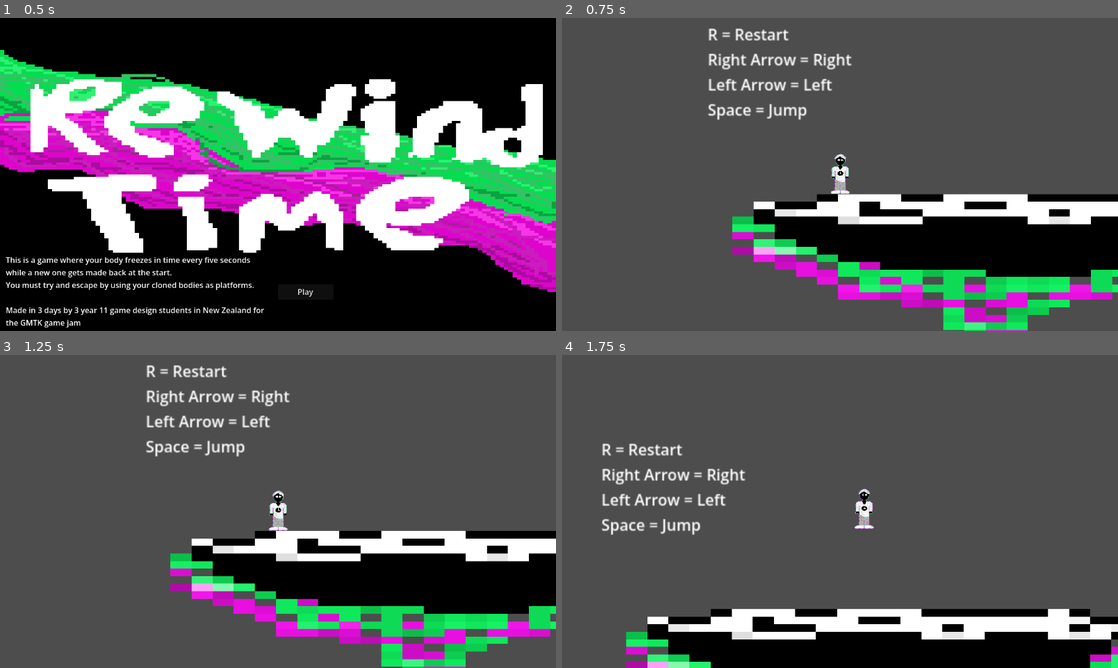
Above: before the commit, frames 1-4 (two rows, left to right).
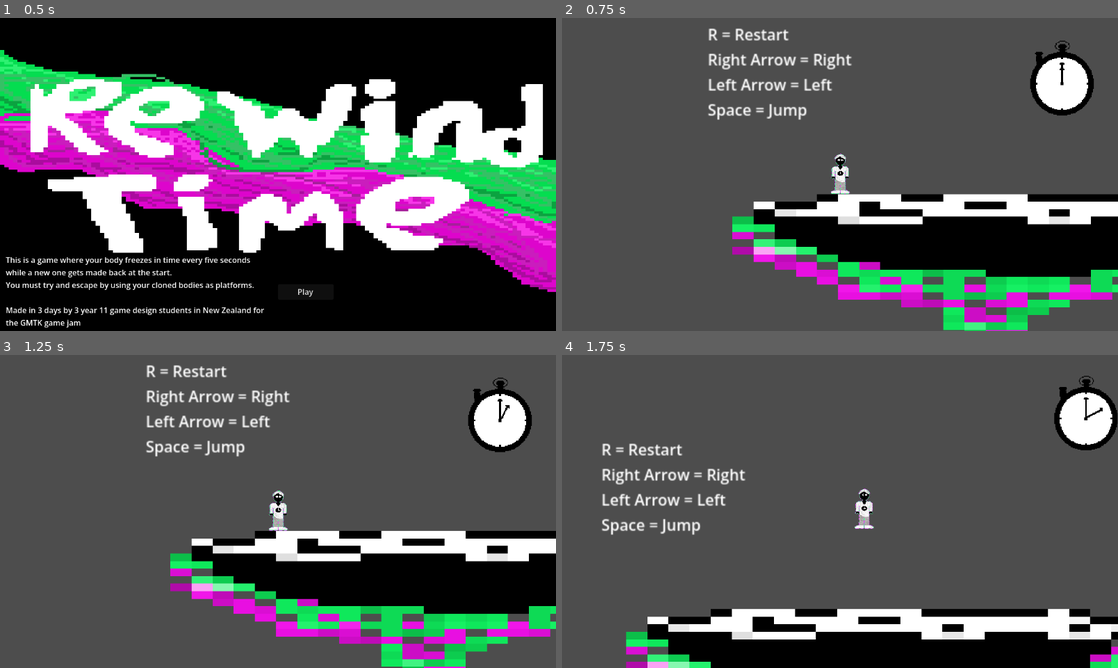
Above: after the commit, the same moments.

Repository: 24206BHS/rewind-time
Game: Godot game, scene res://Title screen.tscn
Two runs of this game, one before a commit and one after it. Both use one fixed random seed, a clock stepped at 60 frames per second and the inputs below. The engine's default icon, where the game draws it, is replaced by a stand-in: a white triangle on a blue panel in a dark square.
Inputs:
- Up to frame 1 (0.5 s): no input
- Up to frame 2 (0.75 s): click "Play" at 0.5 s
- Up to frame 3 (1.25 s): no input
- Up to frame 4 (1.75 s): tap Enter (ui_accept) at 1.25, 1.52 s; hold Right (ui_right) from 1.28 s (still down)

Frame 1 is identical in both runs. In frame 2, 1.9% of the frame differs, in the area x 84-96%, y 7-32%; in frame 3, 1.9%; in frame 4, 1.9%.
Error before the commit: Invalid access to property or key 'reset_player' on a base object of type 'Window'. (res://Scripts/stop_watch.gd:7)

Commit message:
checkpoint
Fixed checkpoint expanded level a little changed the stopwatch animation and added music (not the best music)

Diff:
--- a/Checkpoint.gd
+++ b/Checkpoint.gd
@@ -1,6 +1,5 @@
 #checkpoint.gd
 extends  Area2D
-var CheckpointManager
 
 func _ready() -> void:
 	body_entered.connect(_on_body_entered)
--- a/Checkpoint.tscn
+++ b/Checkpoint.tscn
@@ -4,13 +4,14 @@
 [ext_resource type="Texture2D" uid="uid://box4tbgqm1lr2" path="res://Checkpoint.png" id="2_j5qqt"]
 
 [sub_resource type="RectangleShape2D" id="RectangleShape2D_0b4ue"]
-size = Vector2(48, 107.5)
+size = Vector2(98.65817, 139.0664)
 
 [node name="Area2D" type="Area2D" unique_id=1040965078]
+scale = Vector2(0.72979254, 0.72979254)
 script = ExtResource("1_yt2a0")
 
 [node name="CollisionShape2D" type="CollisionShape2D" parent="." unique_id=720390760]
-position = Vector2(-1, -3.75)
+position = Vector2(-1.3702538, -19.533209)
 shape = SubResource("RectangleShape2D_0b4ue")
 
 [node name="Icon" type="Sprite2D" parent="." unique_id=2129627267]
--- a/Scripts/level.gd
+++ b/Scripts/level.gd
@@ -11,7 +11,7 @@
 
 func on_reset_player():
 	var child = player.instantiate()
-	child.position = Vector2(100,450)
+	child.position = CheckpointManager.active_checkpoint_position
 	add_child(child)
 	var cur = get_tree().get_nodes_in_group("Playing")[0]
 	cur.get_node("Camera").reparent(child)
--- a/Scripts/stop_watch.gd
+++ b/Scripts/stop_watch.gd
@@ -1,14 +1,23 @@
 extends Node2D
 
 var offset = Vector2(230, -100)
-@onready var players = get_tree().get_nodes_in_group("Playing")
+
 # Called when the node enters the scene tree for the first time.
 func _ready() -> void:
-	get_tree().root.reset_player.connect(on_reset_player)
+	$AnimatedSprite2D.play("Stop Watch")
+	get_tree().current_scene.reset_player.connect(on_reset_player)
+
+	# Wait 1 frame so the Player node can finish loading into the group
+	await get_tree().process_frame
+	on_reset_player()
 
 #func _process(delta: float) -> void:
 	#pass
 
 func on_reset_player():
+	var players = get_tree().get_nodes_in_group("Playing")
 	if players.size() > 0:
 		reparent(players[0].get_node("Camera"), false)
+		position = offset
+		$AnimatedSprite2D.frame = 0
+		$AnimatedSprite2D.play("Stop Watch")
--- a/Stop_Watch.tscn
+++ b/Stop_Watch.tscn
@@ -99,50 +99,6 @@
 atlas = ExtResource("1_yckes")
 region = Rect2(640, 384, 128, 128)
 
-[sub_resource type="AtlasTexture" id="AtlasTexture_f6dbc"]
-atlas = ExtResource("1_yckes")
-region = Rect2(0, 512, 128, 128)
-
-[sub_resource type="AtlasTexture" id="AtlasTexture_ym6v4"]
-atlas = ExtResource("1_yckes")
-region = Rect2(128, 512, 128, 128)
-
-[sub_resource type="AtlasTexture" id="AtlasTexture_37o0h"]
-atlas = ExtResource("1_yckes")
-region = Rect2(256, 512, 128, 128)
-
-[sub_resource type="AtlasTexture" id="AtlasTexture_vwonl"]
-atlas = ExtResource("1_yckes")
-region = Rect2(384, 512, 128, 128)
-
-[sub_resource type="AtlasTexture" id="AtlasTexture_oyp6b"]
-atlas = ExtResource("1_yckes")
-region = Rect2(512, 512, 128, 128)
-
-[sub_resource type="AtlasTexture" id="AtlasTexture_c2xh0"]
-atlas = ExtResource("1_yckes")
-region = Rect2(640, 512, 128, 128)
-
-[sub_resource type="AtlasTexture" id="AtlasTexture_n66fa"]
-atlas = ExtResource("1_yckes")
-region = Rect2(0, 640, 128, 128)
-
-[sub_resource type="AtlasTexture" id="AtlasTexture_44rv0"]
-atlas = ExtResource("1_yckes")
-region = Rect2(128, 640, 128, 128)
-
-[sub_resource type="AtlasTexture" id="AtlasTexture_k4rtv"]
-atlas = ExtResource("1_yckes")
-region = Rect2(256, 640, 128, 128)
-
-[sub_resource type="AtlasTexture" id="AtlasTexture_y5i33"]
-atlas = ExtResource("1_yckes")
-region = Rect2(384, 640, 128, 128)
-
-[sub_resource type="AtlasTexture" id="AtlasTexture_7ndef"]
-atlas = ExtResource("1_yckes")
-region = Rect2(512, 640, 128, 128)
-
 [sub_resource type="SpriteFrames" id="SpriteFrames_y5q1m"]
 animations = [{
 "frames": [{
@@ -219,41 +175,11 @@
 "texture": SubResource("AtlasTexture_if51n")
 }, {
 "duration": 1.0,
-"texture": SubResource("AtlasTexture_f6dbc")
-}, {
-"duration": 1.0,
-"texture": SubResource("AtlasTexture_ym6v4")
-}, {
-"duration": 1.0,
-"texture": SubResource("AtlasTexture_37o0h")
-}, {
-"duration": 1.0,
-"texture": SubResource("AtlasTexture_vwonl")
-}, {
-"duration": 1.0,
-"texture": SubResource("AtlasTexture_oyp6b")
-}, {
-"duration": 1.0,
-"texture": SubResource("AtlasTexture_c2xh0")
-}, {
-"duration": 1.0,
-"texture": SubResource("AtlasTexture_n66fa")
-}, {
-"duration": 1.0,
-"texture": SubResource("AtlasTexture_44rv0")
-}, {
-"duration": 1.0,
-"texture": SubResource("AtlasTexture_k4rtv")
-}, {
-"duration": 1.0,
-"texture": SubResource("AtlasTexture_y5i33")
-}, {
-"duration": 1.0,
-"texture": SubResource("AtlasTexture_7ndef")
+"texture": SubResource("AtlasTexture_jde8n")
 }],
 "loop": true,
 "name": &"Stop Watch",
-"speed": 7.0
+"speed": 5.0
 }]
 
 [node name="Stop_Watch" type="Node2D" unique_id=2142194420]
--- a/checkpoint_manager.gd
+++ b/checkpoint_manager.gd
@@ -1,5 +1,4 @@
 # CheckpointManager.gd
 extends Node2D
-var CheckpointManager
 var active_checkpoint_position:Vector2 = Vector2(100, 450)
 var has_checkpoint: bool = false
--- a/level.tscn
+++ b/level.tscn
@@ -6,12 +6,37 @@
 [ext_resource type="PackedScene" uid="uid://bqimrsam3n0ft" path="res://Stop_Watch.tscn" id="4_0b4ue"]
 [ext_resource type="PackedScene" uid="uid://bwyx5h2mw503d" path="res://Die.tscn" id="6_1ainy"]
 [ext_resource type="PackedScene" uid="uid://834sogx45dmq" path="res://Checkpoint.tscn" id="6_n6hdu"]
+[ext_resource type="AudioStream" uid="uid://bt1q2bae81x0l" path="res://Music/5121699674193920 (1).wav" id="7_n6hdu"]
 
 [sub_resource type="RectangleShape2D" id="RectangleShape2D_2nom4"]
 size = Vector2(24.009, 12)
 
+[sub_resource type="RectangleShape2D" id="RectangleShape2D_1ainy"]
+size = Vector2(32.666687, 38)
+
+[sub_resource type="RectangleShape2D" id="RectangleShape2D_n6hdu"]
+size = Vector2(197, 13)
+
+[sub_resource type="RectangleShape2D" id="RectangleShape2D_km5ld"]
+size = Vector2(148.5, 17)
+
+[sub_resource type="RectangleShape2D" id="RectangleShape2D_i2t4f"]
+size = Vector2(149.5, 28)
+
+[sub_resource type="RectangleShape2D" id="RectangleShape2D_8cye3"]
+size = Vector2(158, 18.5)
+
 [node name="Level" type="Node2D" unique_id=766602432]
 script = ExtResource("1_oi3di")
+
+[node name="Label3" type="Label" parent="." unique_id=1238941659]
+offset_left = 1070.0
+offset_top = 315.0
+offset_right = 1570.0
+offset_bottom = 390.0
+text = "This is a checkpoint You will
+start reseting here once
+you reach it"
 
 [node name="Label" type="Label" parent="." unique_id=2037854950]
 offset_left = 802.0
@@ -93,16 +118,90 @@
 wait_time = 5.0
 autostart = true
 
+[node name="Area2D" parent="." unique_id=1004333656 instance=ExtResource("6_1ainy")]
+position = Vector2(-123, 789)
+scale = Vector2(3.2300155, 1.604759)
+
+[node name="Area2D2" parent="." unique_id=1040965078 instance=ExtResource("6_n6hdu")]
+position = Vector2(1153.9999, 428.99997)
+scale = Vector2(0.4891519, 0.4891519)
+
+[node name="StaticBody2D4" type="StaticBody2D" parent="." unique_id=1192188494]
+position = Vector2(300, 550)
+scale = Vector2(3, 1)
+
+[node name="CollisionShape2D" type="CollisionShape2D" parent="StaticBody2D4" unique_id=928699828]
+position = Vector2(359.33334, 6)
+shape = SubResource("RectangleShape2D_1ainy")
+
+[node name="Ground" type="Sprite2D" parent="StaticBody2D4" unique_id=635897067]
+texture_filter = 1
+position = Vector2(357.3333, 13.999998)
+scale = Vector2(1.4010422, 4.25)
+texture = ExtResource("2_0b4ue")
+
+[node name="StaticBody2D5" type="StaticBody2D" parent="." unique_id=2112609738]
+
+[node name="CollisionShape2D" type="CollisionShape2D" parent="StaticBody2D5" unique_id=1242863386]
+position = Vector2(1785.5, 543.5)
+shape = SubResource("RectangleShape2D_n6hdu")
+
+[node name="Ground" type="Sprite2D" parent="StaticBody2D5" unique_id=1463054165]
+texture_filter = 1
+position = Vector2(1773, 559)
+scale = Vector2(8.5, 3.6875)
+texture = ExtResource("2_0b4ue")
+
+[node name="Area2D3" parent="." unique_id=1268319141 instance=ExtResource("6_n6hdu")]
+position = Vector2(1782, 501)
+
+[node name="AudioStreamPlayer" type="AudioStreamPlayer" parent="." unique_id=1270561736]
+stream = ExtResource("7_n6hdu")
+volume_db = -10.0
+autoplay = true
+
+[node name="StaticBody2D6" type="StaticBody2D" parent="." unique_id=2016110624]
+
+[node name="CollisionShape2D" type="CollisionShape2D" parent="StaticBody2D6" unique_id=839202600]
+position = Vector2(2057.75, 547.5)
+shape = SubResource("RectangleShape2D_km5ld")
+
+[node name="Ground" type="Sprite2D" parent="StaticBody2D6" unique_id=1048746728]
+texture_filter = 1
+position = Vector2(2066, 567)
+scale = Vector2(-6.7461576, 4.560005)
+texture = ExtResource("2_0b4ue")
+
+[node name="StaticBody2D7" type="StaticBody2D" parent="." unique_id=1490273074]
+
+[node name="CollisionShape2D" type="CollisionShape2D" parent="StaticBody2D7" unique_id=1129028075]
+position = Vector2(2328, 590)
+shape = SubResource("RectangleShape2D_i2t4f")
+
+[node name="Ground" type="Sprite2D" parent="StaticBody2D7" unique_id=2131330070]
+texture_filter = 1
+position = Vector2(2317, 597)
+scale = Vector2(6.625, 3.53125)
+texture = ExtResource("2_0b4ue")
+
 [node name="Stop_Watch" parent="." unique_id=2142194420 instance=ExtResource("4_0b4ue")]
 z_index = 1
 position = Vector2(220, -100)
 
-[node name="Area2D" parent="." unique_id=1004333656 instance=ExtResource("6_1ainy")]
-position = Vector2(-53, 810)
-scale = Vector2(2.1200004, 1)
-
-[node name="Area2D2" parent="." unique_id=1040965078 instance=ExtResource("6_n6hdu")]
-position = Vector2(1153, 400)
+[node name="StaticBody2D8" type="StaticBody2D" parent="." unique_id=605689931]
+
+[node name="CollisionShape2D" type="CollisionShape2D" parent="StaticBody2D8" unique_id=755063889]
+position = Vector2(2559, 561.75)
+shape = SubResource("RectangleShape2D_8cye3")
+
+[node name="Ground" type="Sprite2D" parent="StaticBody2D8" unique_id=1689626361]
+texture_filter = 1
+position = Vector2(2547, 581)
+scale = Vector2(6.65625, 4.625)
+texture = ExtResource("2_0b4ue")
+
+[node name="Area2D" parent="StaticBody2D8" unique_id=1792542043 instance=ExtResource("6_n6hdu")]
+position = Vector2(2554, 515)
 
 [connection signal="timeout" from="Timer" to="." method="_on_timer_timeout"]
 [connection signal="body_entered" from="Area2D" to="." method="_on_area_2d_body_entered"]
--- a/project.godot
+++ b/project.godot
@@ -14,6 +14,10 @@
 run/main_scene="uid://1pmwqdsw2ess"
 config/features=PackedStringArray("4.6", "Forward Plus")
 config/icon="res://Resources/icon.svg"
+
+[autoload]
+
+CheckpointManager="*uid://c8gpogyquf8ob"
 
 [display]
 
Not shown, added: Music/5121699674193920 (1).wav.import
Not shown, added: Music/5121699674193920 (1).wav
